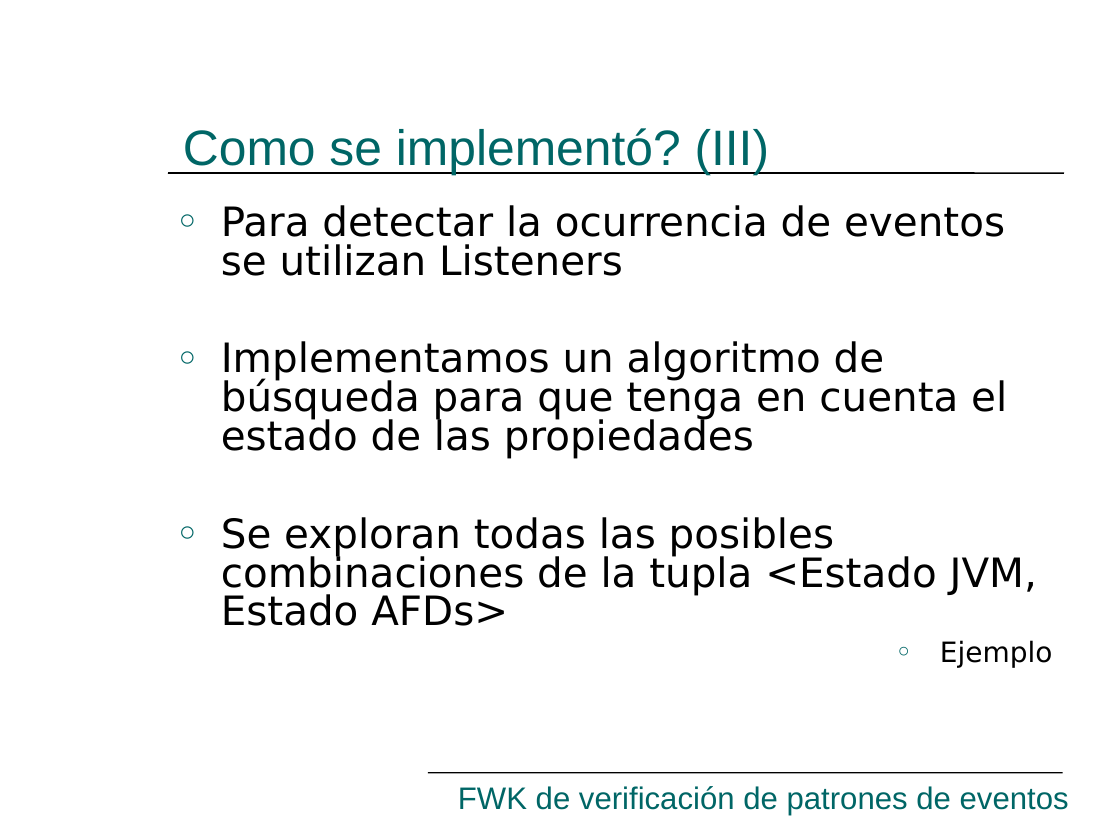
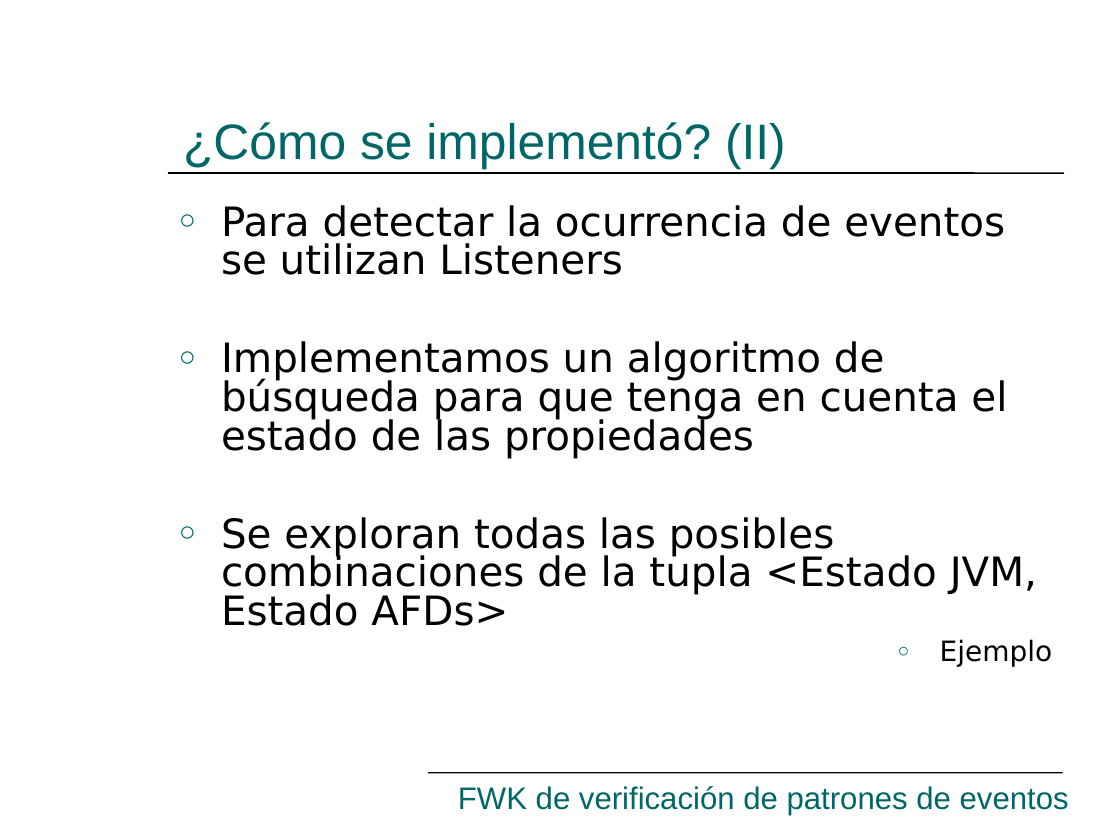
Before and after one commit to hugomelendez/tesis-jpf-2006, a slide deck: slide 22 of tesis-doc/Presentación.ppt (slide 23 before the commit). Drawn at 1120x840 pixels with LibreOffice and Linux fonts; fonts in the diff are those of the drawing. Boxes give left, top, right and bottom in pixels: in the first picture for what was removed or moved away, otherwise in the second. Text is boxed around its words. In the diff, an @@ line names an element or a change of style, - is before the commit and + after.

```diff
--- a/tesis-doc/Presentación.ppt
+++ b/tesis-doc/Presentación.ppt
@@ title at box(183, 122, 786, 169): text changed @@
-Como se implementó? (III)
+¿Cómo se implementó? (II)
```
Also in this commit, not shown: 39 other slides changed, 1 slide removed.
